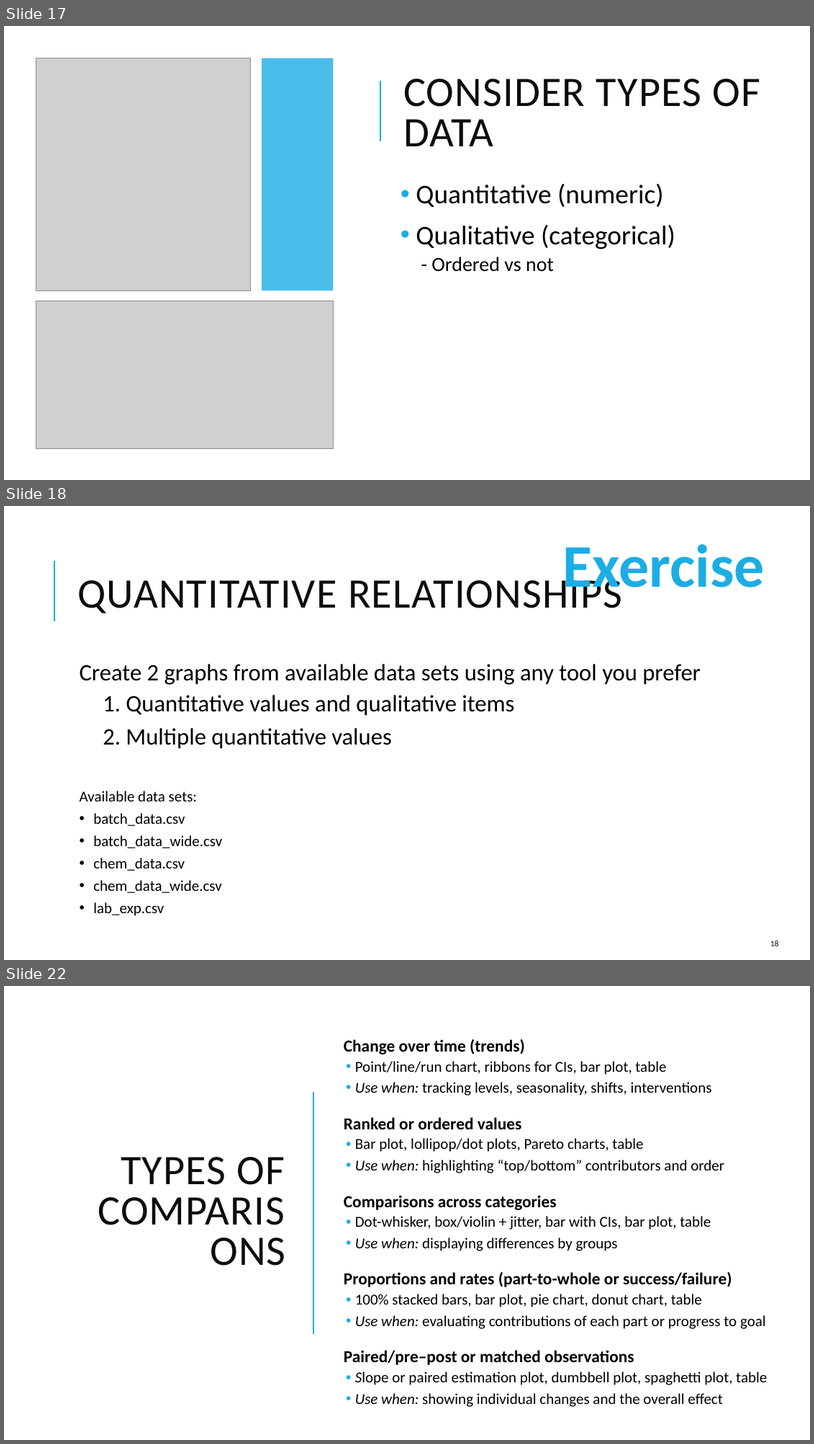
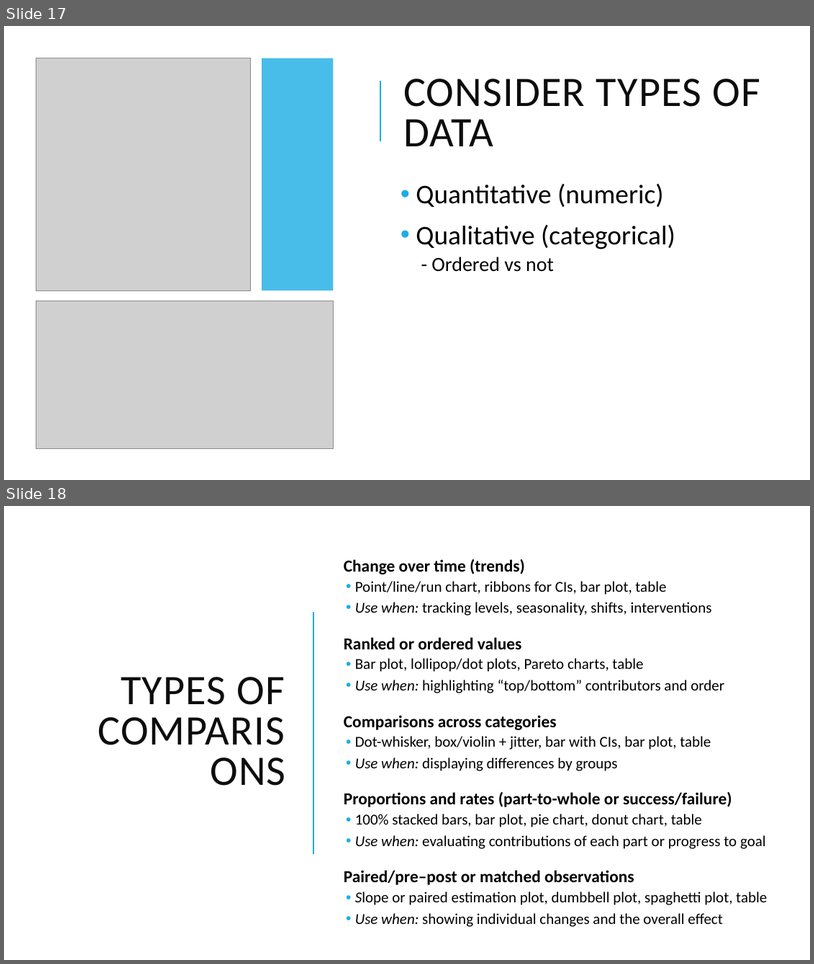
Before and after one commit to pcmathias/dlmp-data-analysis-with-r, a slide deck: presentations/04 - Visualization Principles.pptx. Shown one above the other, each under a label of ours: slides 17, 18 and 22 before the commit, slides 17 and 18 after it; the slides between them are not shown. The pictures are 814x1444 and 814x964 pixels, drawn with LibreOffice and Linux fonts; fonts in the diff are those of the drawing; grey boxes stand for pictures. Boxes give left, top, right and bottom in pixels: in the first picture for what was removed or moved away, otherwise in the second. Text is boxed around its words. In the diff, an @@ line names an element or a change of style, - is before the commit and + after.

```diff
--- a/presentations/04 - Visualization Principles.pptx
+++ b/presentations/04 - Visualization Principles.pptx
@@ slide 18 removed at (x1=4, y1=506, x2=810, y2=960), background #FFFFFF @@
@@ text removed at (x1=563, y1=544, x2=765, y2=600) @@
-Exercise
@@ line removed from (54, 621) to (54, 561) @@
@@ title removed at (x1=77, y1=573, x2=623, y2=613) @@
-QUANTITATIVE RELATIONSHIPS
@@ text removed at (x1=80, y1=664, x2=701, y2=916) @@
-Create 2 graphs from available data sets using any tool you prefer
-    1. Quantitative values and qualitative items
-    2. Multiple quantitative values
-Available data sets:
-• batch_data.csv
-• batch_data_wide.csv
-• chem_data.csv
-• chem_data_wide.csv
-• lab_exp.csv
@@ page number removed at (x1=771, y1=940, x2=779, y2=946) @@
-18
@@ what was slide 22 is now slide 18 @@
```
Also in this commit, not shown: 2 slides changed, 6 other slides removed.
